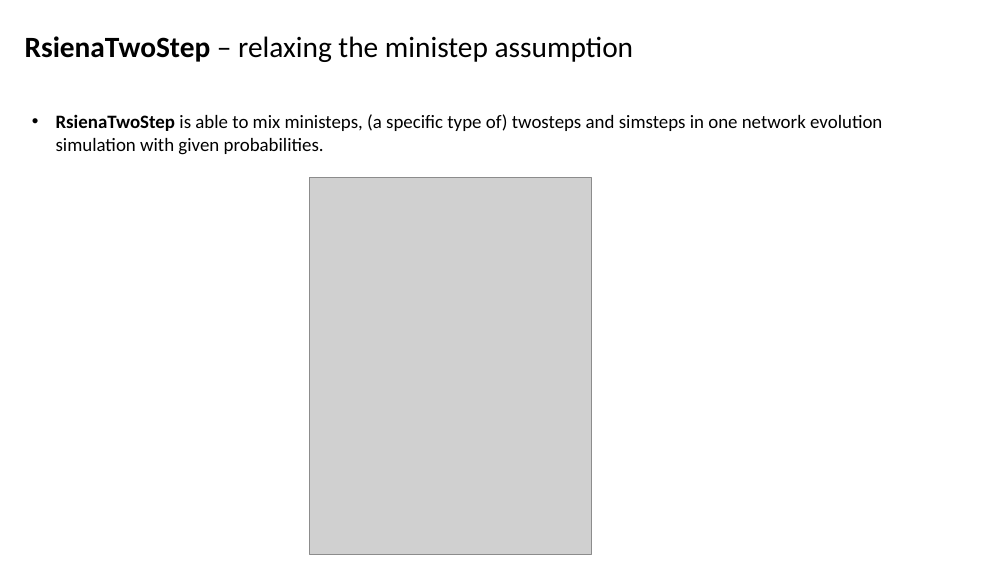
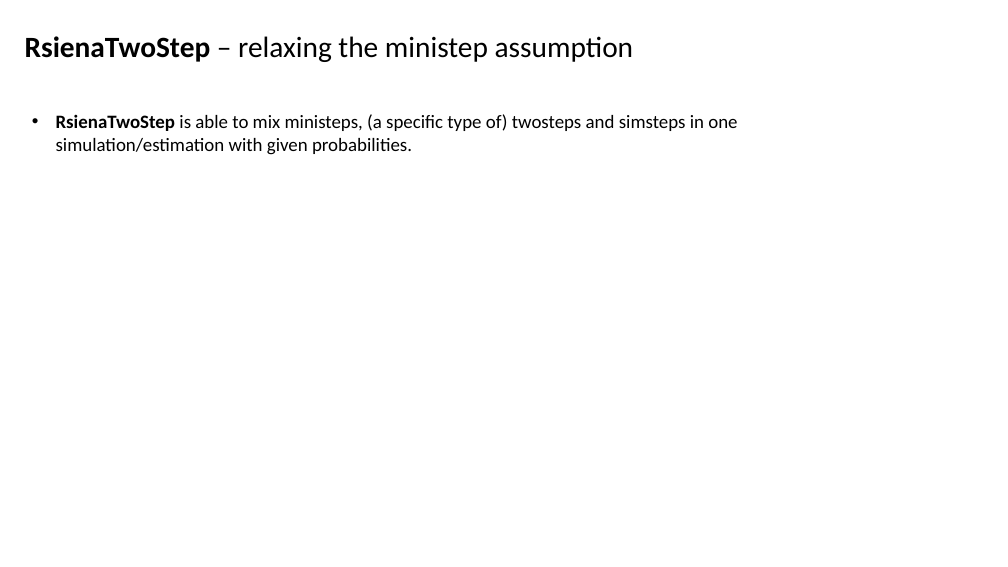
Before and after one commit to Niels-Vullings/RsienaTwoStep, a slide deck: slide 26 of nonbuild/RsienaTwoStep_JT.pptm (slide 34 before the commit). Drawn at 1008x567 pixels with LibreOffice and Linux fonts; fonts in the diff are those of the drawing; grey boxes stand for pictures. Boxes give left, top, right and bottom in pixels: in the first picture for what was removed or moved away, otherwise in the second. Text is boxed around its words. In the diff, an @@ line names an element or a change of style, - is before the commit and + after.

```diff
--- a/nonbuild/RsienaTwoStep_JT.pptm
+++ b/nonbuild/RsienaTwoStep_JT.pptm
@@ text at (56, 114, 737, 155): text changed @@
-• RsienaTwoStep is able to mix ministeps, (a specific type of) twosteps and simsteps in one network evolution simulation with given probabilities.
+• RsienaTwoStep is able to mix ministeps, (a specific type of) twosteps and simsteps in one simulation/estimation with given probabilities.
@@ picture removed at (309, 177, 591, 554) @@
```
Also in this commit, not shown: 31 other slides changed, 14 slides added, 14 slides removed, 51 other files.
